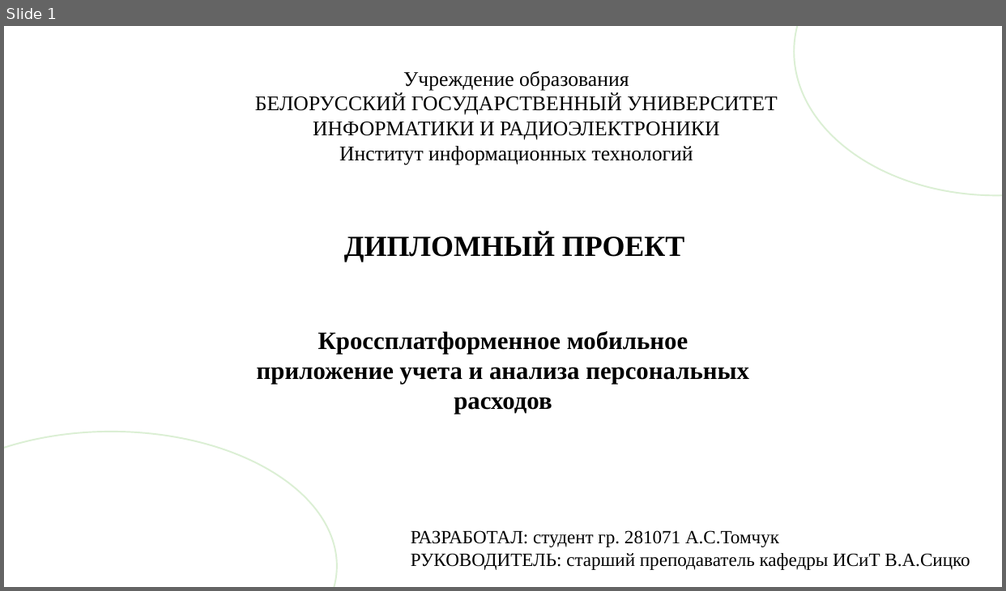
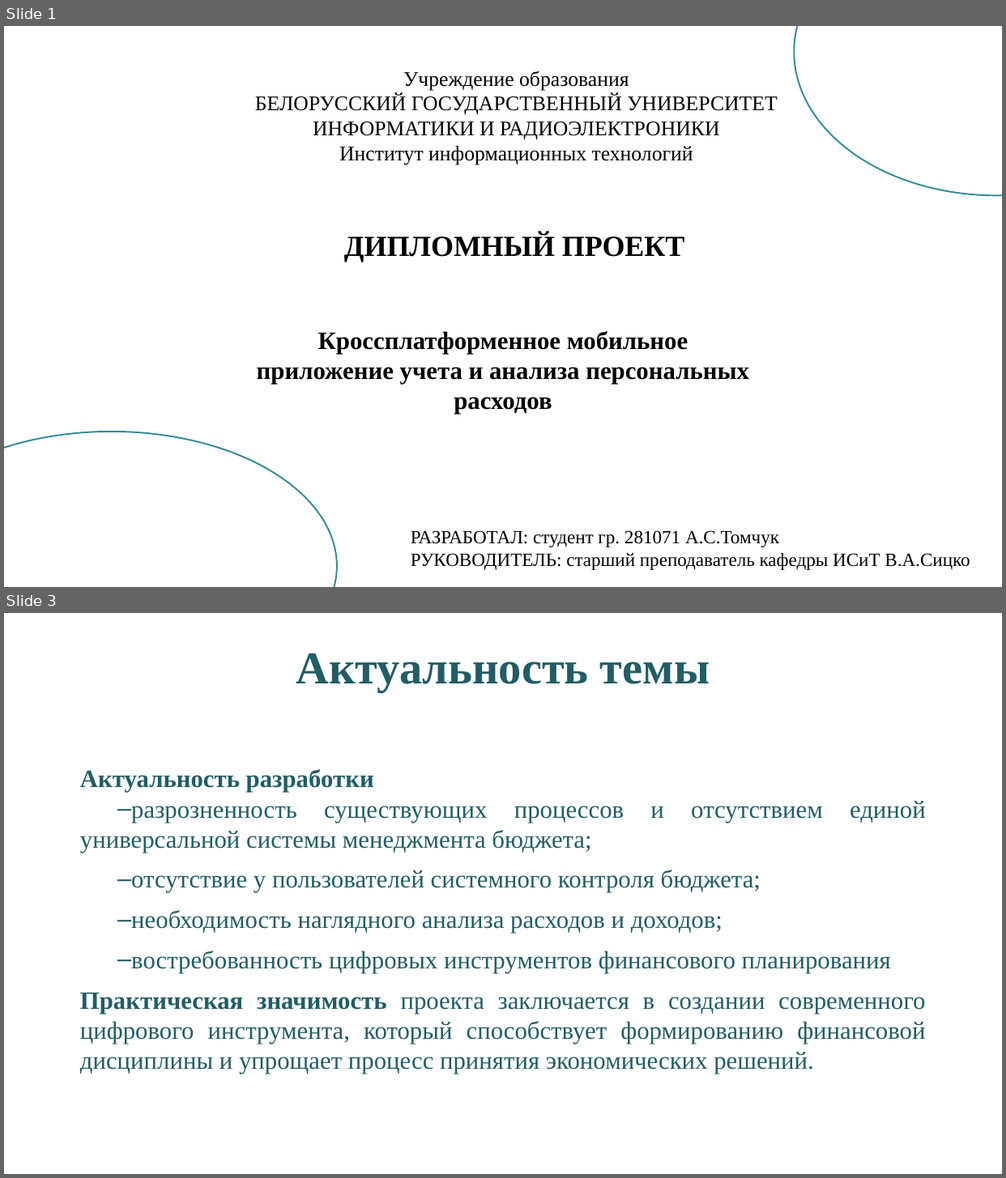
Before and after one commit to nastyatomchuk/diplom, a slide deck: Томчук А.С. Презентация.pptx. Shown one above the other, each under a label of ours: slide 1 before the commit, slides 1 and 3 after it; the slides between them are not shown. The pictures are 1006x591 and 1006x1178 pixels, drawn with LibreOffice and Linux fonts; fonts in the diff are those of the drawing; background and template pictures are left out. Boxes give left, top, right and bottom in pixels: in the first picture for what was removed or moved away, otherwise in the second. Text is boxed around its words. In the diff, an @@ line names an element or a change of style, - is before the commit and + after.

```diff
--- a/Томчук А.С. Презентация.pptx
+++ b/Томчук А.С. Презентация.pptx
@@ slide 3 added at bbox=[4, 613, 1002, 1174], background picture (left out) @@
@@ title added at bbox=[296, 653, 710, 692], 44 pt, text #215D66, bold @@
+Актуальность темы
@@ text added at bbox=[80, 769, 925, 1074], 24 pt, text #215D66 @@
+Актуальность разработки
+– разрозненность существующих процессов и отсутствием единой универсальной системы менеджмента бюджета;
+– отсутствие у пользователей системного контроля бюджета;
+– необходимость наглядного анализа расходов и доходов;
+– востребованность цифровых инструментов финансового планирования
+Практическая значимость проекта заключается в создании современного цифрового инструмента, который способствует формированию финансовой дисциплины и упрощает процесс принятия экономических решений.
@@ slide 1 changed as well @@
@@ ellipse at bbox=[794, 26, 1002, 196]: outline #DBEFD4 1.5 pt to #328C99 1.5 pt @@
@@ ellipse at bbox=[4, 432, 337, 587]: outline #DBEFD4 1.5 pt to #328C99 1.5 pt @@
```
Also in this commit, not shown: 1 other slide changed, 15 other slides added, 9 slides removed, 3 other files.
